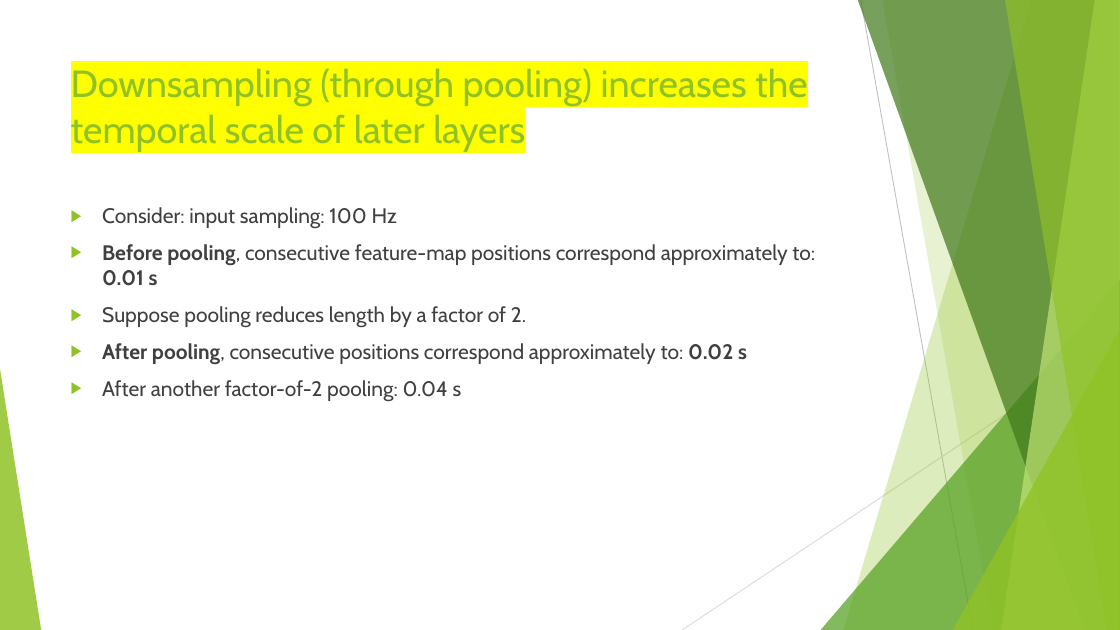
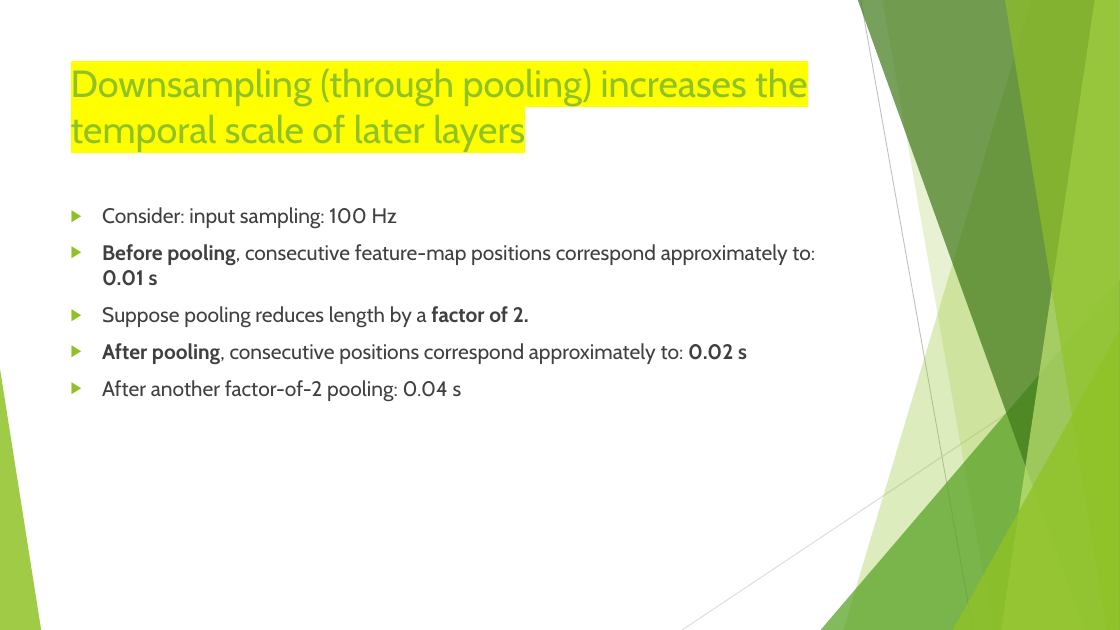
Before and after one commit to FranzGH/timeseries, a slide deck: slide 80 of Slides/05 CNNs.pptx. Drawn at 1120x630 pixels with LibreOffice and Linux fonts; fonts in the diff are those of the drawing. Boxes give left, top, right and bottom in pixels: in the first picture for what was removed or moved away, otherwise in the second. Text is boxed around its words. In the diff, an @@ line names an element or a change of style, - is before the commit and + after.

```diff
--- a/Slides/05 CNNs.pptx
+++ b/Slides/05 CNNs.pptx
@@ text at box(102, 306, 529, 328): bold on in "factor of 2." @@
```
Also in this commit, not shown: 11 other slides changed.
